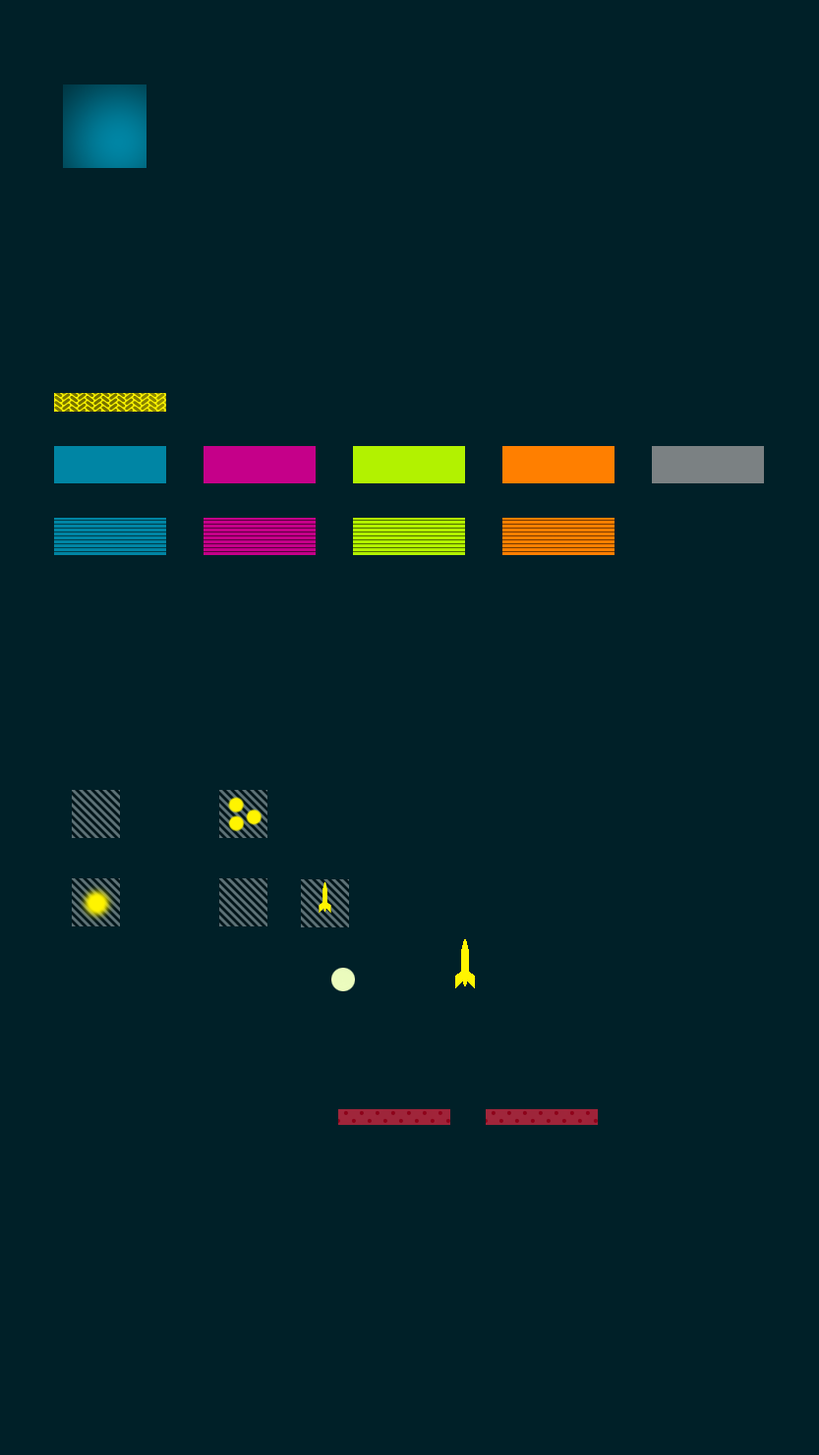
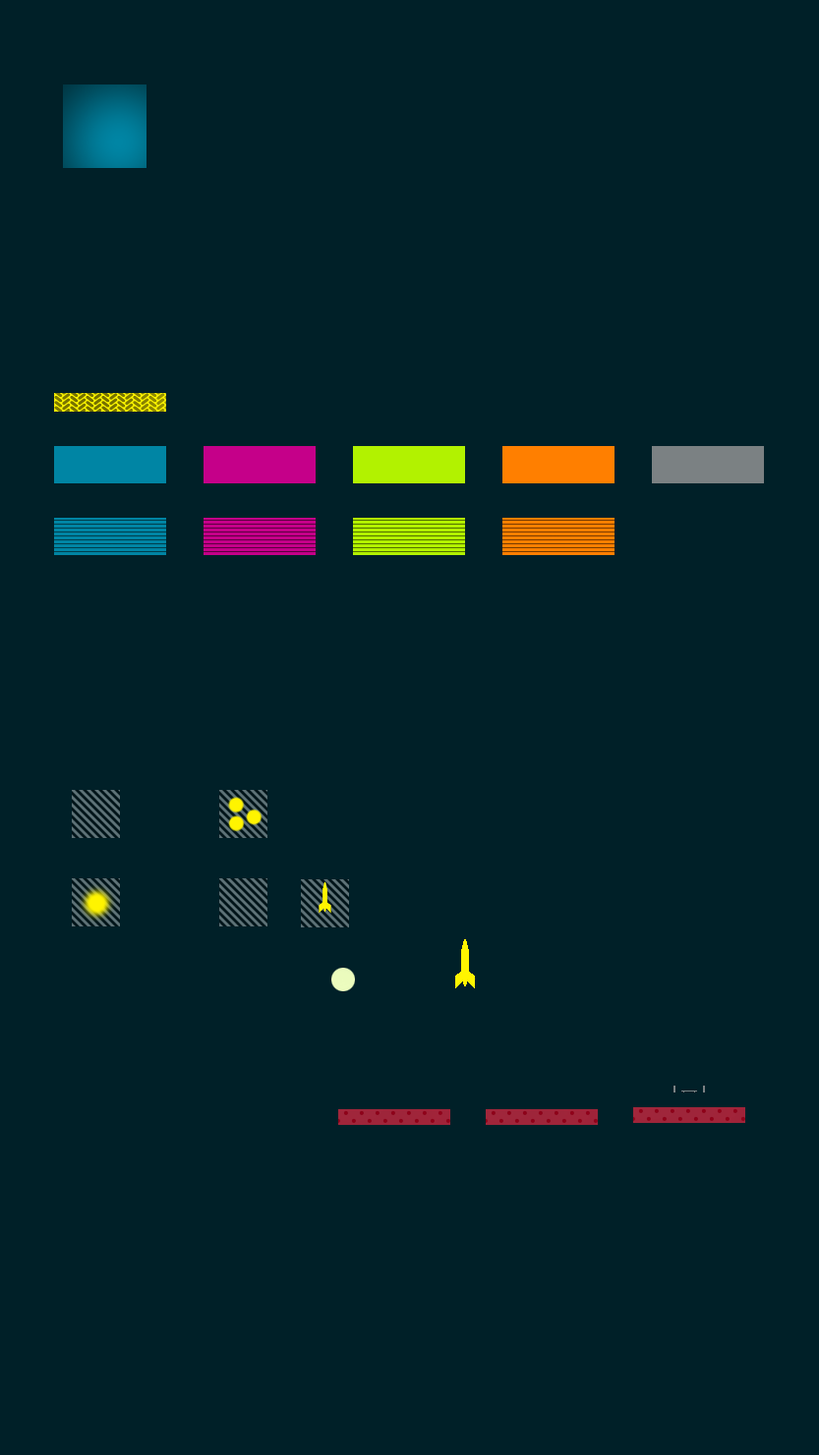
Layers edited between the first and the second 819 × 1455 image:
added group "PaddleRocket" with 3 layers above "PaddleBullet" over [632, 1085, 745, 1124]
added layer "Layer 2" in group "PaddleRocket" over [673, 1085, 705, 1093]
added layer "PaddleBullet" (1st of 3, in "PaddleRocket") in group "PaddleRocket" over [632, 1107, 745, 1124]
